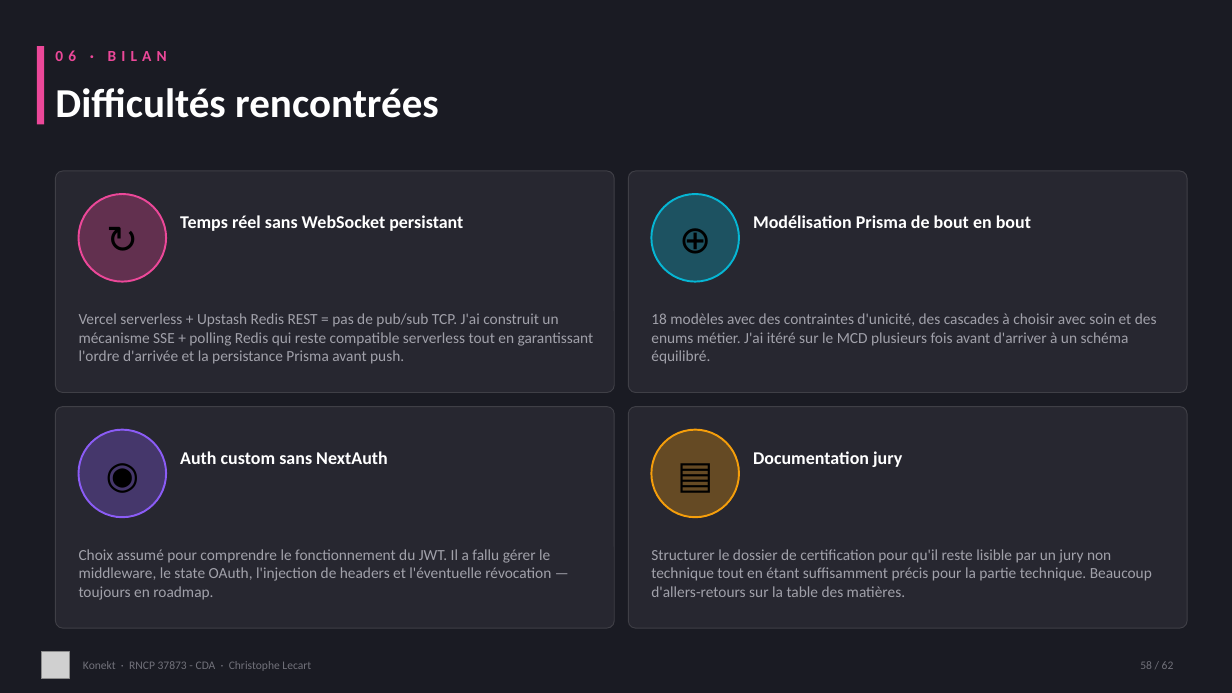
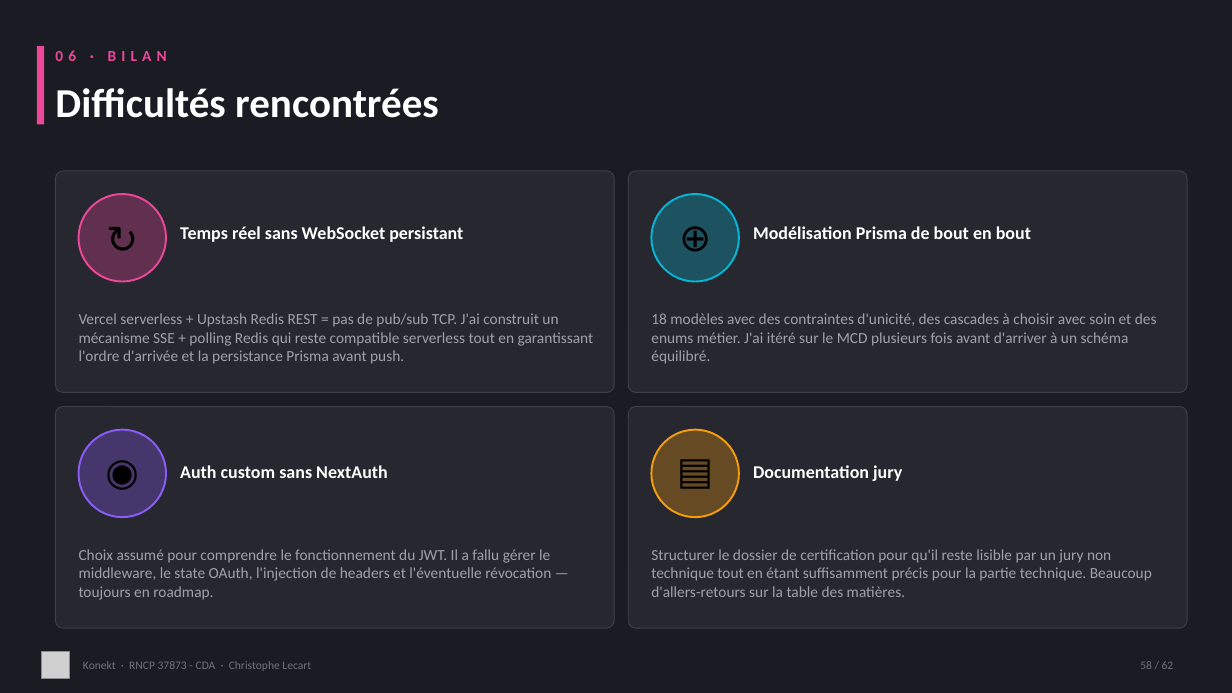
Before and after one commit to CLecart/social-network, a slide deck: slide 58 of dossier-certification/00-presentation/Konekt_RNCP_37873_Support_Visuel.pptx. Drawn at 1232x693 pixels with LibreOffice and Linux fonts; fonts in the diff are those of the drawing; grey boxes stand for pictures. Boxes give left, top, right and bottom in pixels: in the first picture for what was removed or moved away, otherwise in the second. Text is boxed around its words. In the diff, an @@ line names an element or a change of style, - is before the commit and + after.

```diff
--- a/dossier-certification/00-presentation/Konekt_RNCP_37873_Support_Visuel.pptx
+++ b/dossier-certification/00-presentation/Konekt_RNCP_37873_Support_Visuel.pptx
@@ text "⊕" rewrapped from box(652, 194, 739, 282) to box(652, 179, 739, 293) @@
@@ text "Temps réel sans WebSocket persistant": place and size @@
-text "Temps réel sans WebSocket persistant" at box(180, 215, 463, 231)
+text "Temps réel sans WebSocket persistant" at box(180, 226, 463, 242)
@@ text "Modélisation Prisma de bout en ...": place and size @@
-text "Modélisation Prisma de bout en ..." at box(753, 215, 1031, 228)
+text "Modélisation Prisma de bout en ..." at box(753, 226, 1031, 239)
@@ text "▤" rewrapped from box(652, 430, 739, 518) to box(652, 419, 739, 520) @@
@@ text "◉": place and size @@
-text "◉" at box(79, 430, 166, 518)
+text "◉" at box(79, 426, 166, 514)
@@ text "Auth custom sans NextAuth": place and size @@
-text "Auth custom sans NextAuth" at box(180, 451, 388, 464)
+text "Auth custom sans NextAuth" at box(180, 465, 388, 478)
@@ text "Documentation jury": place and size @@
-text "Documentation jury" at box(753, 451, 902, 467)
+text "Documentation jury" at box(753, 465, 902, 481)
```
Also in this commit, not shown: 7 other slides changed, 5 other files.
